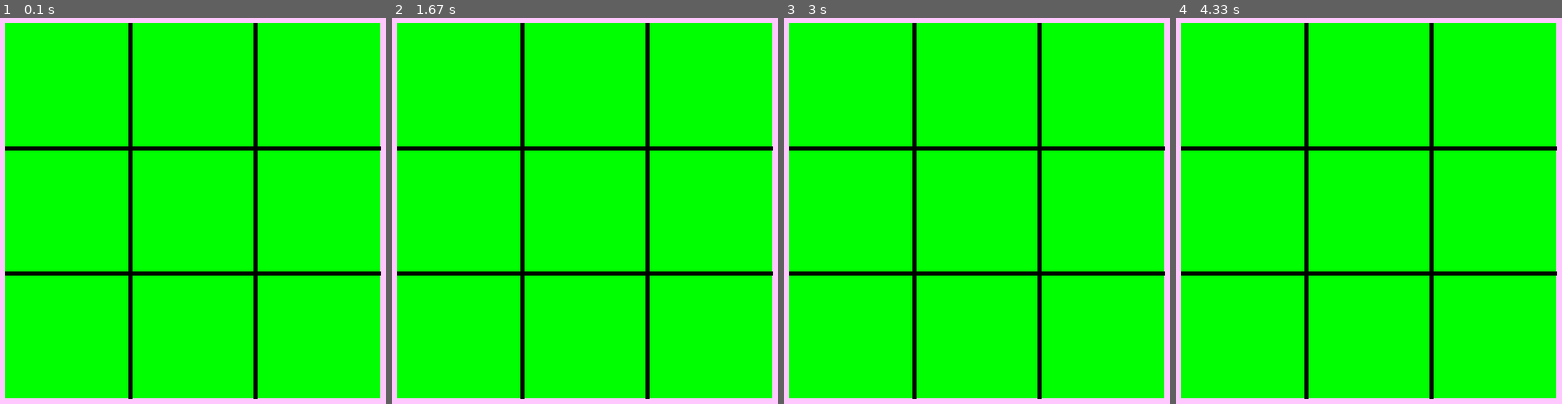
Above: before the commit, frames 1-4 (left to right).
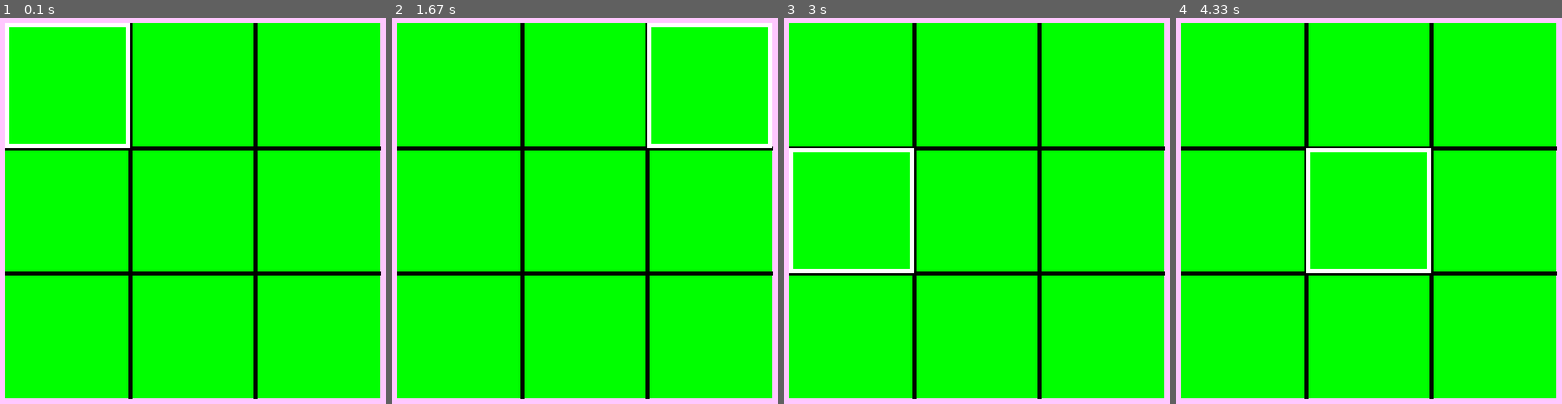
Above: after the commit, the same moments.

Repository: soaringwombat/pygame_oxgame
Game: pygame game, started from test.py
Two runs of this game, one before a commit and one after it. Both use one fixed random seed, a clock stepped at 60 frames per second and the inputs below.
Inputs:
- Up to frame 1 (0.1 s): no input
- Up to frame 2 (1.67 s): hold Right 0.33-0.8 s; hold Right 1.17-1.63 s
- Up to frame 3 (3 s): hold Left 1.67-2.2 s; hold Down 2.23-2.53 s; hold Left 2.57-2.97 s
- Up to frame 4 (4.33 s): hold Up 3-3.37 s; hold Right 3.4-4.03 s; hold Down from 4.07 s (still down)

The runs differ from the first frame. In frame 1, 1.4% of the frame differs, in the area x 1-34%, y 1-34%; in frame 2, 1.4%; in frame 3, 1.4%; in frame 4, 1.4%.

Commit message:
:sparkles: [add]矢印キーによる移動機能を実装

Diff:
--- a/test.py
+++ b/test.py
@@ -1,6 +1,6 @@
 import sys
 import pygame
-from pygame.locals import QUIT
+from pygame.locals import QUIT, KEYDOWN, K_UP, K_DOWN, K_RIGHT, K_LEFT
 
 # ゲーム画面を初期化
 pygame.init()
@@ -21,8 +21,8 @@
 py = 0
 
 
-# マスの移動
-def move(key):
+# キー入力を処理
+def push_key(key):
     global px, py
     if key == K_UP:
         py = max(0, py - 1)
@@ -48,14 +48,9 @@
 
 # メインループ
 def main():
+    global px, py
     global end_flag
     while True:
-        # イベントを処理
-        for event in pygame.event.get():
-            if event.type == QUIT:
-                pygame.quit()
-                sys.exit()
-
         # 画面を背景色でクリア
         screen.fill(back)
 
@@ -66,8 +61,19 @@
         pygame.draw.line(screen, black, (175, 225), (625, 225), 5)
         pygame.draw.line(screen, black, (175, 375), (625, 375), 5)
 
+        # 選択中のマスを描画
+        pygame.draw.rect(screen, white,
+                         (175 + px * 150, 75 + py * 150, 150, 150), 5)
+
         # 画面を更新
         pygame.display.update()
+        # イベントを処理
+        for event in pygame.event.get():
+            if event.type == QUIT:
+                pygame.quit()
+                sys.exit()
+            if event.type == KEYDOWN:
+                push_key(event.key)
 
 
 if __name__ == '__main__':
